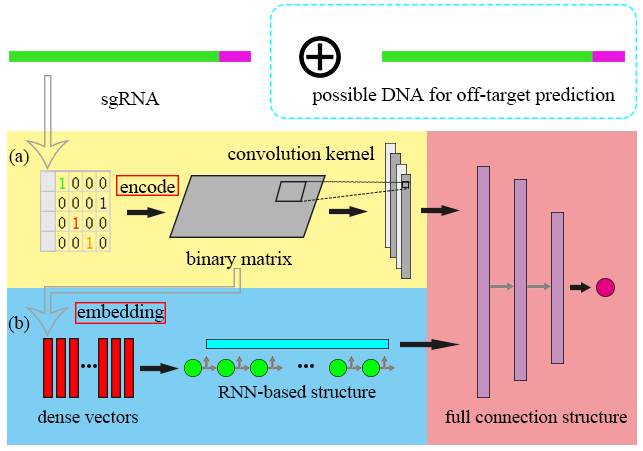
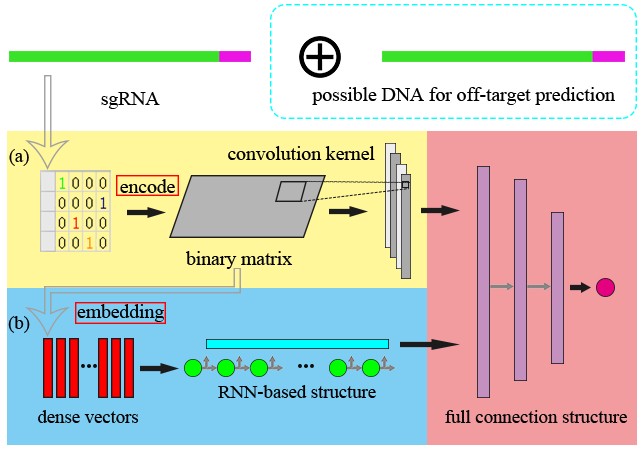
Before/after of a 643 x 451 layered artwork. What changed in the layer stack:
painted on "图层 1 副本" over (x1=8, y1=87, x2=627, y2=423)
removed layer "(b)" over (x1=8, y1=316, x2=30, y2=333)
removed layer "(a)" over (x1=9, y1=149, x2=29, y2=166)
removed layer "full connection structure" over (x1=445, y1=410, x2=627, y2=423)
removed layer "RNN-based structure" over (x1=218, y1=385, x2=376, y2=398)
removed layer "dense vectors" over (x1=38, y1=410, x2=139, y2=423)
removed layer "矩形 3 副本" over (x1=77, y1=304, x2=164, y2=322)
removed layer "embedding" over (x1=77, y1=304, x2=164, y2=322)
removed layer "矩形 3" over (x1=120, y1=179, x2=175, y2=193)
removed layer "encode" over (x1=120, y1=179, x2=175, y2=193)
removed layer "onehot" over (x1=169, y1=184, x2=175, y2=193)
removed layer "toTime" over (x1=25, y1=268, x2=230, y2=333)
removed layer "toSpace" over (x1=25, y1=150, x2=29, y2=165)
removed layer "DNARect" over (x1=312, y1=87, x2=615, y2=105)
removed layer "convolution kernel" over (x1=228, y1=146, x2=375, y2=160)
removed layer "binary matrix" over (x1=186, y1=251, x2=293, y2=269)
removed layer "dna" over (x1=312, y1=87, x2=615, y2=105)
removed layer "sgRNA" (1st of 2) over (x1=101, y1=92, x2=160, y2=109)
removed layer "矩形 2" over (x1=445, y1=410, x2=627, y2=423)
removed layer "矩形 1 副本" over (x1=8, y1=304, x2=376, y2=423)
removed layer "矩形 1" over (x1=9, y1=146, x2=375, y2=269)
removed layer "图层 0" over (x1=8, y1=87, x2=627, y2=423)
